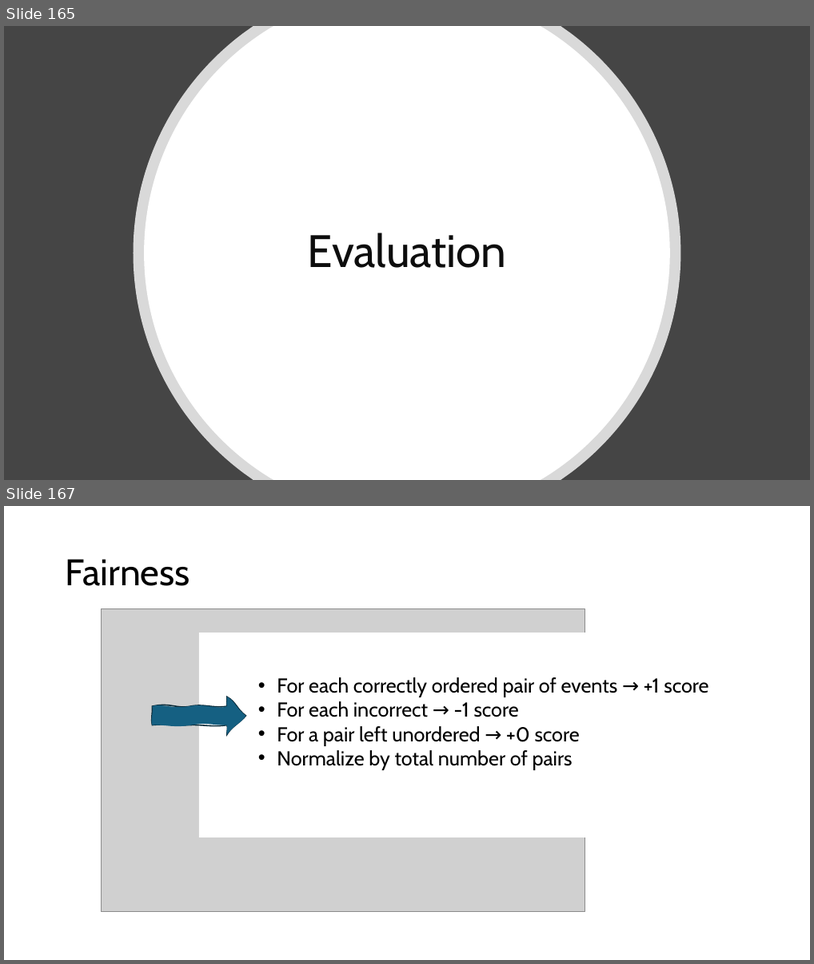
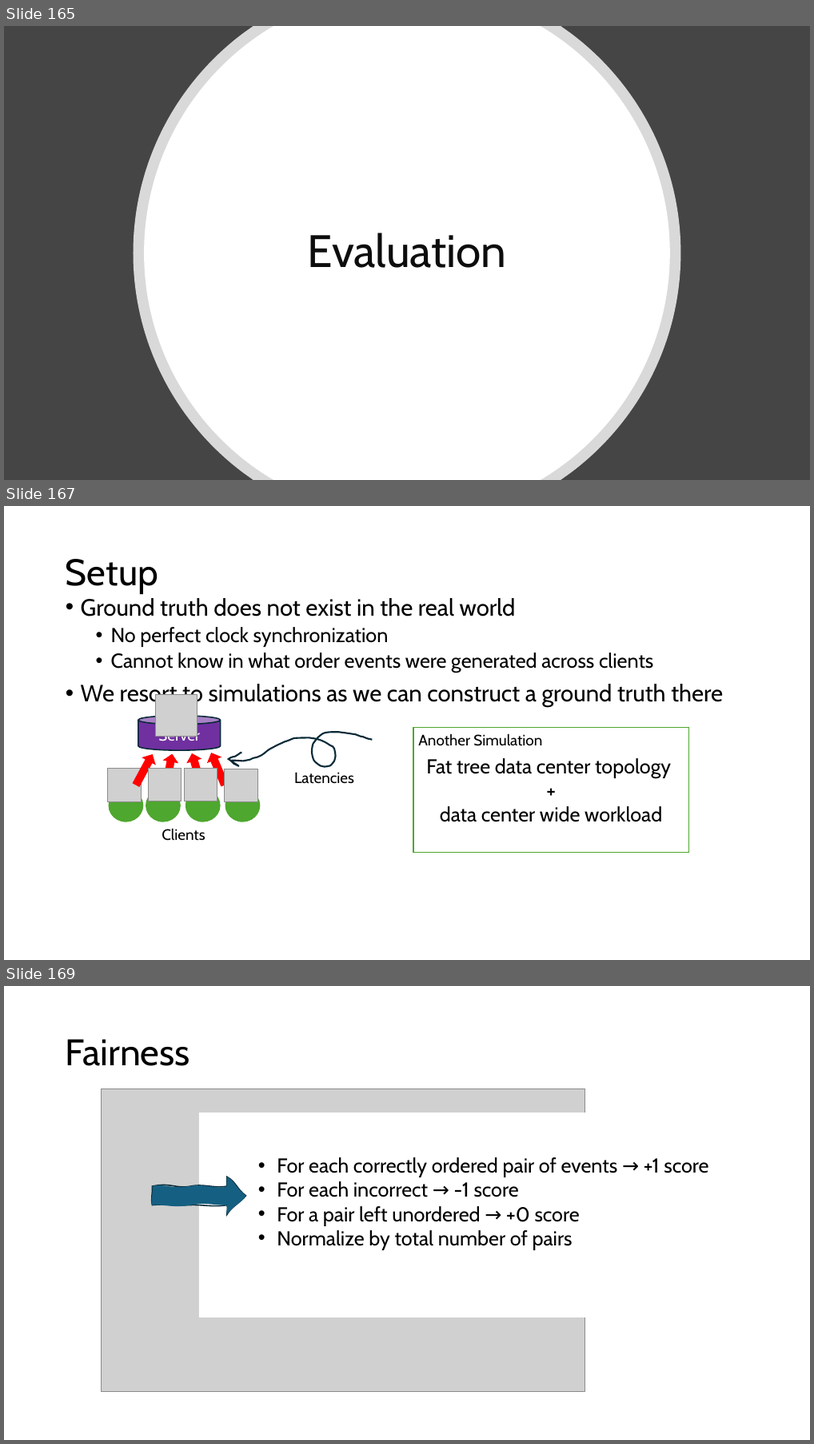
Before and after one commit to HaseebLUMS/Onyx-Presentation, a slide deck: thesis-latency-fairness.pptx. Shown one above the other, each under a label of ours: slides 165 and 167 before the commit, slides 165, 167 and 169 after it; the slides between them are not shown. The pictures are 814x964 and 814x1444 pixels, drawn with LibreOffice and Linux fonts; fonts in the diff are those of the drawing; grey boxes stand for pictures. Boxes give left, top, right and bottom in pixels: in the first picture for what was removed or moved away, otherwise in the second. Text is boxed around its words. In the diff, an @@ line names an element or a change of style, - is before the commit and + after.

```diff
--- a/thesis-latency-fairness.pptx
+++ b/thesis-latency-fairness.pptx
@@ slide 167 added at (x1=4, y1=506, x2=810, y2=960), background #FFFFFF @@
@@ title added at (x1=66, y1=559, x2=158, y2=594), 44 pt, text #000000 @@
+Setup
@@ text added at (x1=81, y1=598, x2=723, y2=707), 28 pt, text #000000 @@
+• Ground truth does not exist in the real world
+  • No perfect clock synchronization
+  • Cannot know in what order events were generated across clients
+• We resort to simulations as we can construct a ground truth there
@@ picture added at (x1=156, y1=694, x2=198, y2=736) @@
@@ cylinder added at (x1=138, y1=716, x2=221, y2=750), fill #7030A0, outline #092A39 1.5 pt, 18 pt, text #FFFFFF @@
+Server
@@ freeform shape added at (x1=229, y1=732, x2=373, y2=766), outline #092A39 2 pt @@
@@ rectangle added at (x1=414, y1=728, x2=690, y2=852), fill #FFFFFF, outline #4EA72E 1.5 pt, 24 pt, text #000000 @@
+Fat tree data center topology
++
+data center wide workload
@@ text added at (x1=418, y1=733, x2=542, y2=746), 18 pt, text #000000 @@
+Another Simulation
@@ picture added at (x1=108, y1=768, x2=142, y2=802) @@
@@ right arrow added at (x1=129, y1=750, x2=160, y2=788), fill #FF0000 @@
@@ picture added at (x1=149, y1=768, x2=182, y2=801) @@
@@ right arrow added at (x1=158, y1=752, x2=180, y2=790), fill #FF0000 @@
@@ picture added at (x1=184, y1=768, x2=218, y2=801) @@
@@ right arrow added at (x1=185, y1=751, x2=210, y2=789), fill #FF0000 @@
@@ right arrow added at (x1=204, y1=749, x2=232, y2=788), fill #FF0000 @@
@@ picture added at (x1=225, y1=768, x2=258, y2=802) @@
@@ ellipse added at (x1=109, y1=788, x2=144, y2=822), fill #4EA72E @@
@@ ellipse added at (x1=146, y1=788, x2=181, y2=822), fill #4EA72E @@
@@ ellipse added at (x1=186, y1=788, x2=221, y2=822), fill #4EA72E @@
@@ ellipse added at (x1=226, y1=788, x2=261, y2=822), fill #4EA72E @@
@@ text added at (x1=294, y1=772, x2=354, y2=784), 18 pt, text #000000 @@
+Latencies
@@ text added at (x1=162, y1=828, x2=205, y2=840), 18 pt, text #000000 @@
+Clients
@@ what was slide 167 is now slide 169 @@
```
Also in this commit, not shown: 1 slide changed, 1 other slide added.
